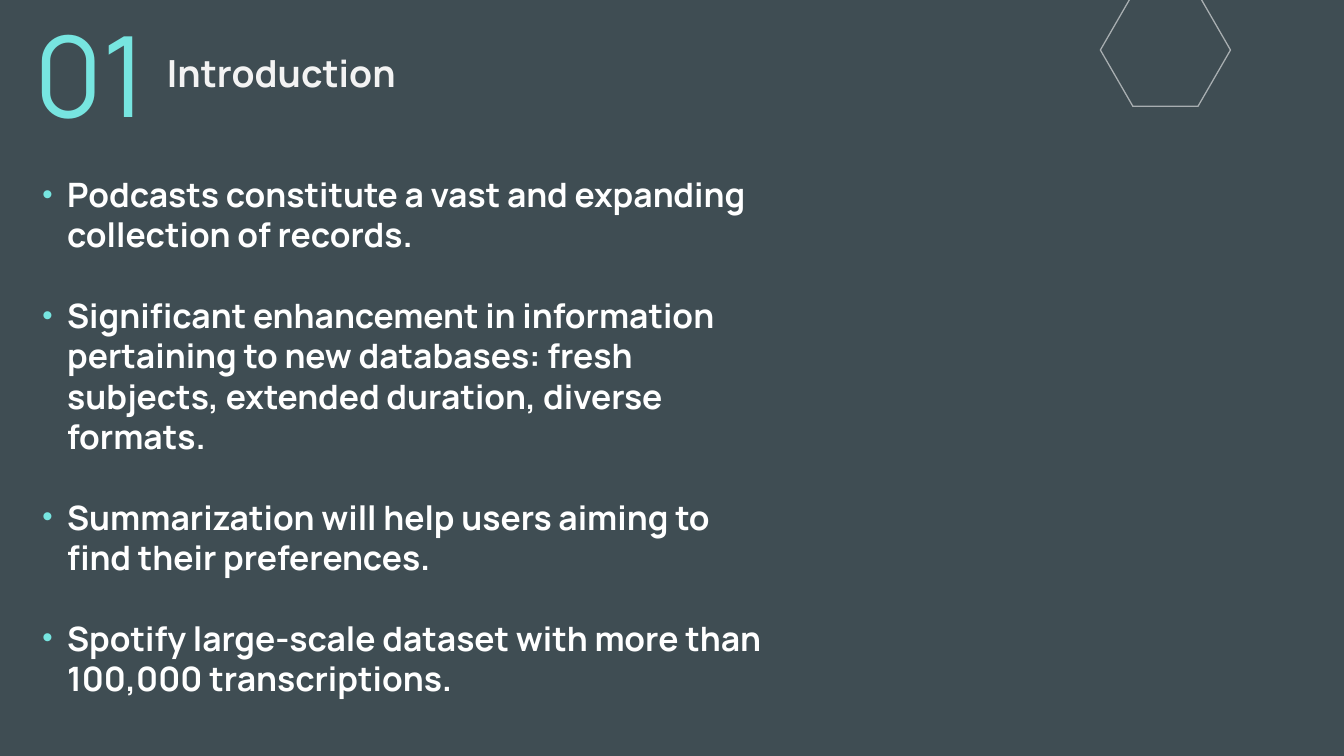
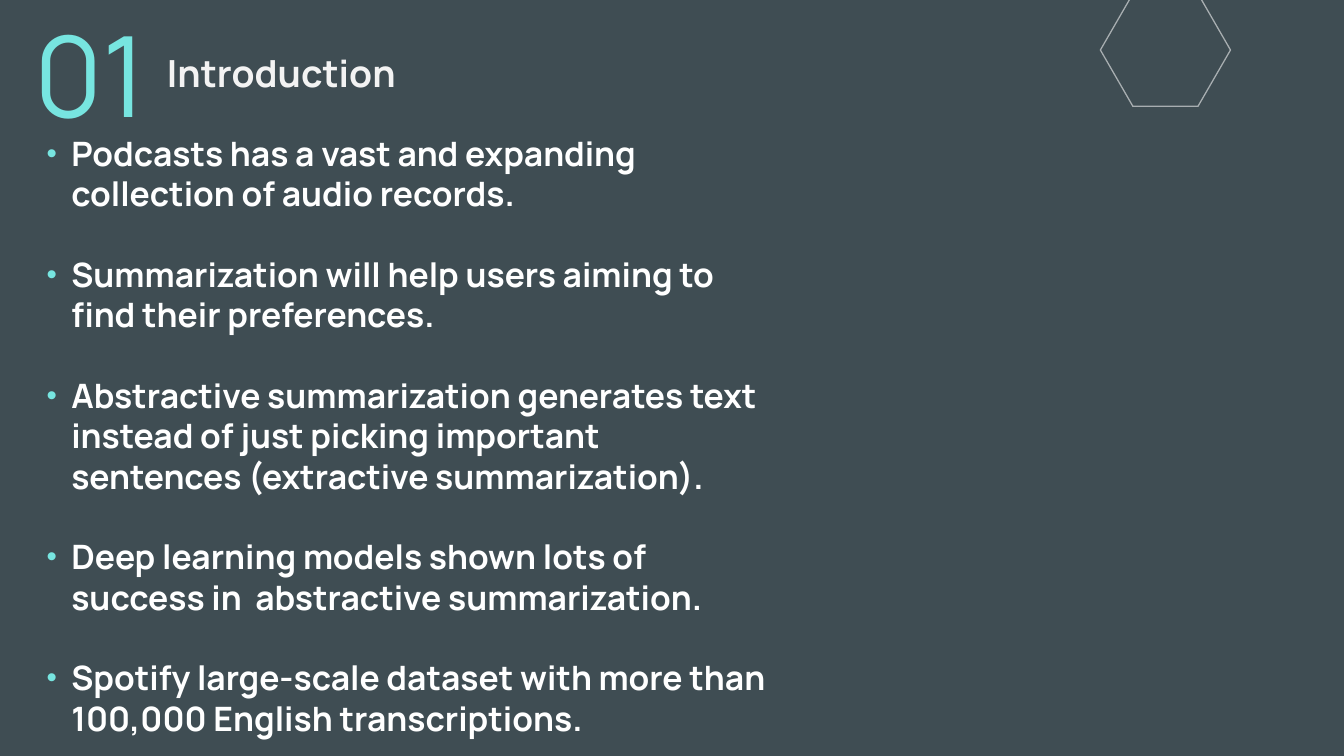
Before and after one commit to Voeii/Podcast-Sum, a slide deck: slide 2 of Prez.pptx. Drawn at 1344x756 pixels with LibreOffice and Linux fonts; fonts in the diff are those of the drawing. Boxes give left, top, right and bottom in pixels: in the first picture for what was removed or moved away, otherwise in the second. Text is boxed around its words. In the diff, an @@ line names an element or a change of style, - is before the commit and + after.

```diff
--- a/Prez.pptx
+++ b/Prez.pptx
@@ subtitle "Podcasts has a vast and ...": place and size @@
-subtitle "Podcasts has a vast and ..." at bbox=[67, 182, 761, 699]
+subtitle "Podcasts has a vast and ..." at bbox=[71, 141, 765, 740]
@@ subtitle at bbox=[71, 141, 636, 207]: text changed @@
-• Podcasts constitute a vast and expanding collection of records.
-• Significant enhancement in information pertaining to new databases: fresh subjects, extended duration, diverse formats.
+• Podcasts has a vast and expanding collection of audio records.
@@ subtitle at bbox=[71, 383, 765, 740]: text changed @@
-• Spotify large-scale dataset with more than 100,000 transcriptions.
+• Abstractive summarization generates text instead of just picking important sentences (extractive summarization).
+• Deep learning models shown lots of success in abstractive summarization.
+• Spotify large-scale dataset with more than 100,000 English transcriptions.
```
Also in this commit, not shown: 12 other slides changed, 8 slides added, 1 slide removed.
